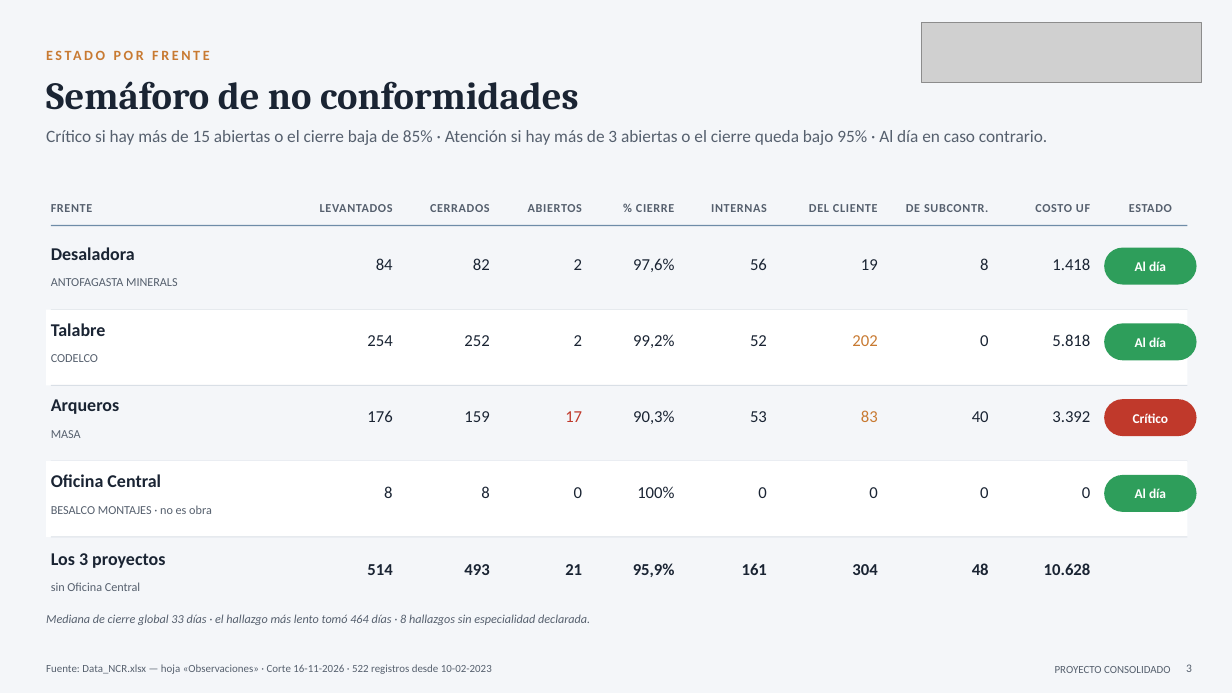
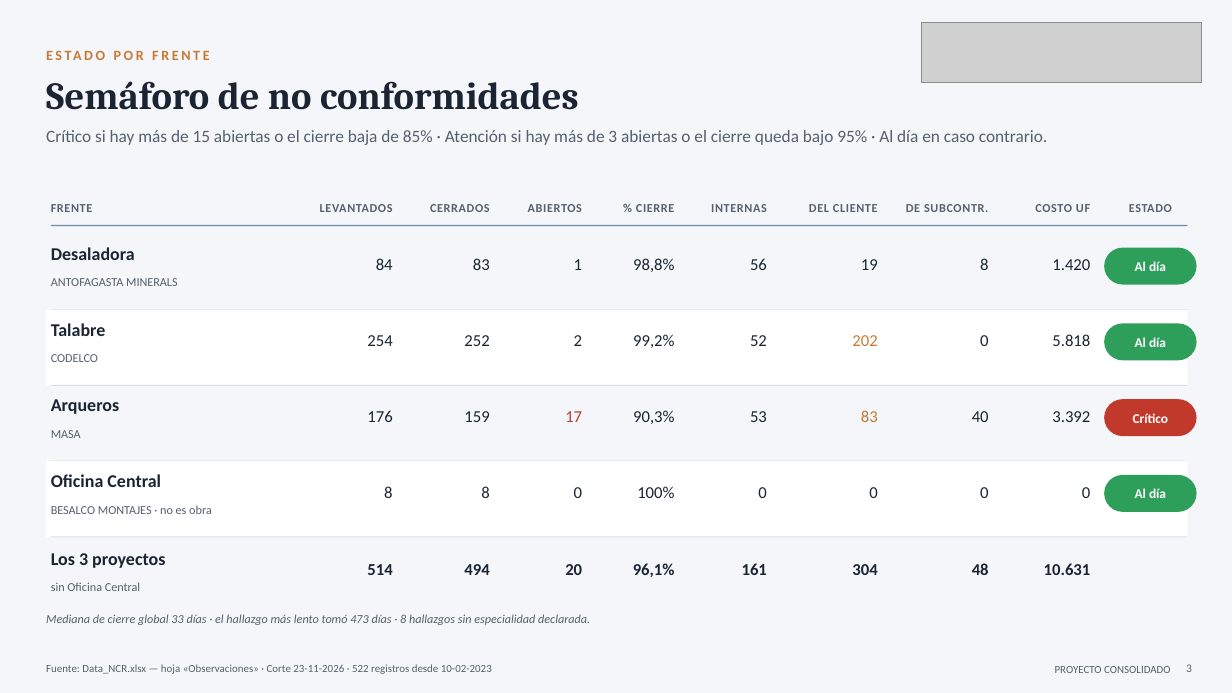
Before and after one commit to tdkvalex/Dashboard-HSEQ, a slide deck: slide 3 of modulo_nc/Panel_No_Conformidades.pptx. Drawn at 1232x693 pixels with LibreOffice and Linux fonts; fonts in the diff are those of the drawing; grey boxes stand for pictures. Boxes give left, top, right and bottom in pixels: in the first picture for what was removed or moved away, otherwise in the second. Text is boxed around its words. In the diff, an @@ line names an element or a change of style, - is before the commit and + after.

```diff
--- a/modulo_nc/Panel_No_Conformidades.pptx
+++ b/modulo_nc/Panel_No_Conformidades.pptx
@@ text at <box>473,258,490,270</box>: text changed @@
-82
+83
@@ text at <box>574,259,582,270</box>: text changed @@
-2
+1
@@ text at <box>633,258,674,272</box>: text changed @@
-97,6%
+98,8%
@@ text at <box>1052,259,1090,270</box>: text changed @@
-1.418
+1.420
@@ text at <box>464,564,489,575</box>: text changed @@
-493
+494
@@ text at <box>565,564,582,575</box>: text changed @@
-21
+20
@@ text at <box>633,563,675,577</box>: text changed @@
-95,9%
+96,1%
@@ text at <box>1044,563,1091,575</box>: text changed @@
-10.628
+10.631
@@ text at <box>46,614,590,625</box>: text changed @@
-Mediana de cierre global 33 días · el hallazgo más lento tomó 464 días · 8 hallazgos sin especialidad declarada.
+Mediana de cierre global 33 días · el hallazgo más lento tomó 473 días · 8 hallazgos sin especialidad declarada.
@@ text at <box>46,664,492,674</box>: text changed @@
-Fuente: Data_NCR.xlsx — hoja «Observaciones» · Corte 16-11-2026 · 522 registros desde 10-02-2023
+Fuente: Data_NCR.xlsx — hoja «Observaciones» · Corte 23-11-2026 · 522 registros desde 10-02-2023
```
Also in this commit, not shown: 16 other slides changed, 3 other files.
